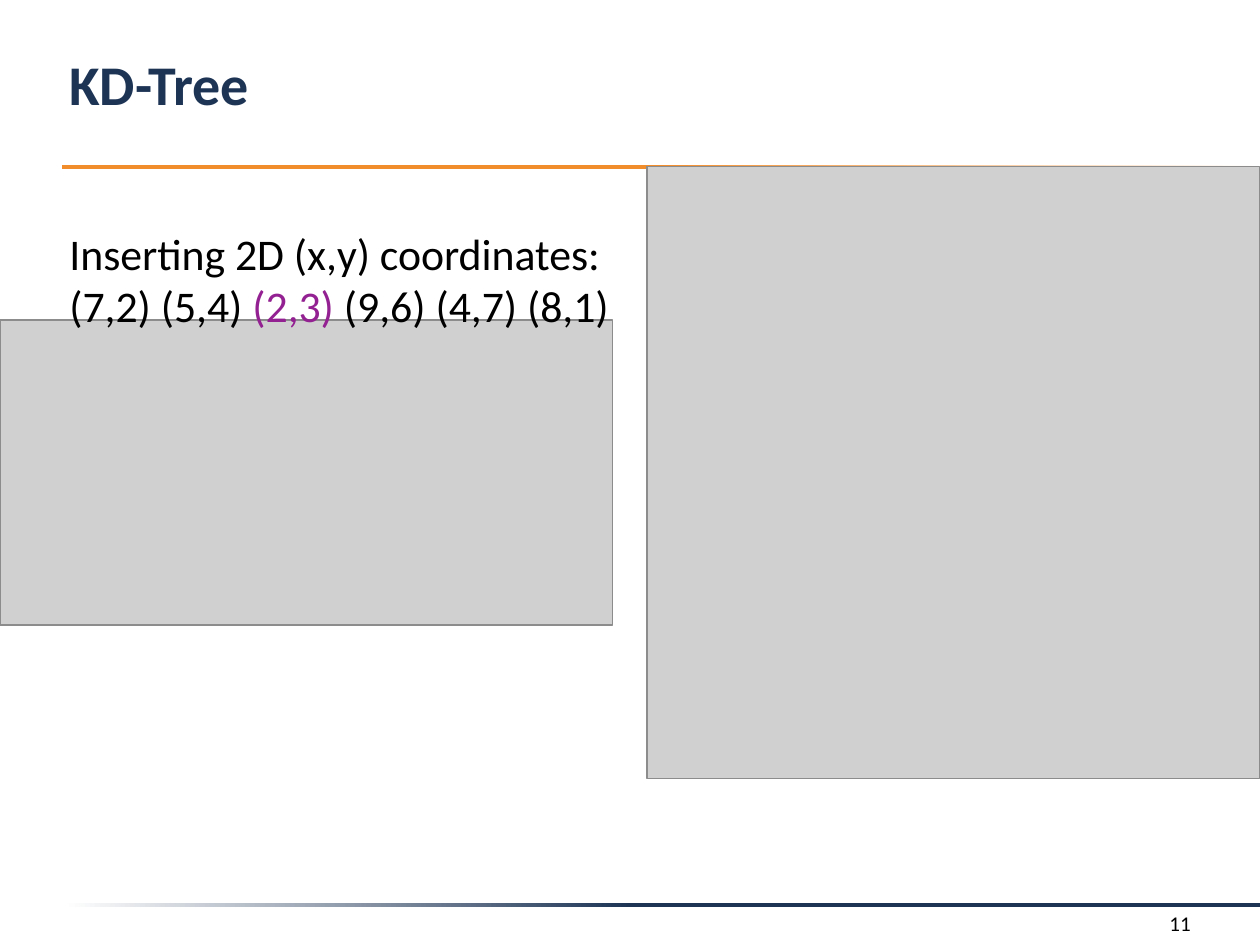
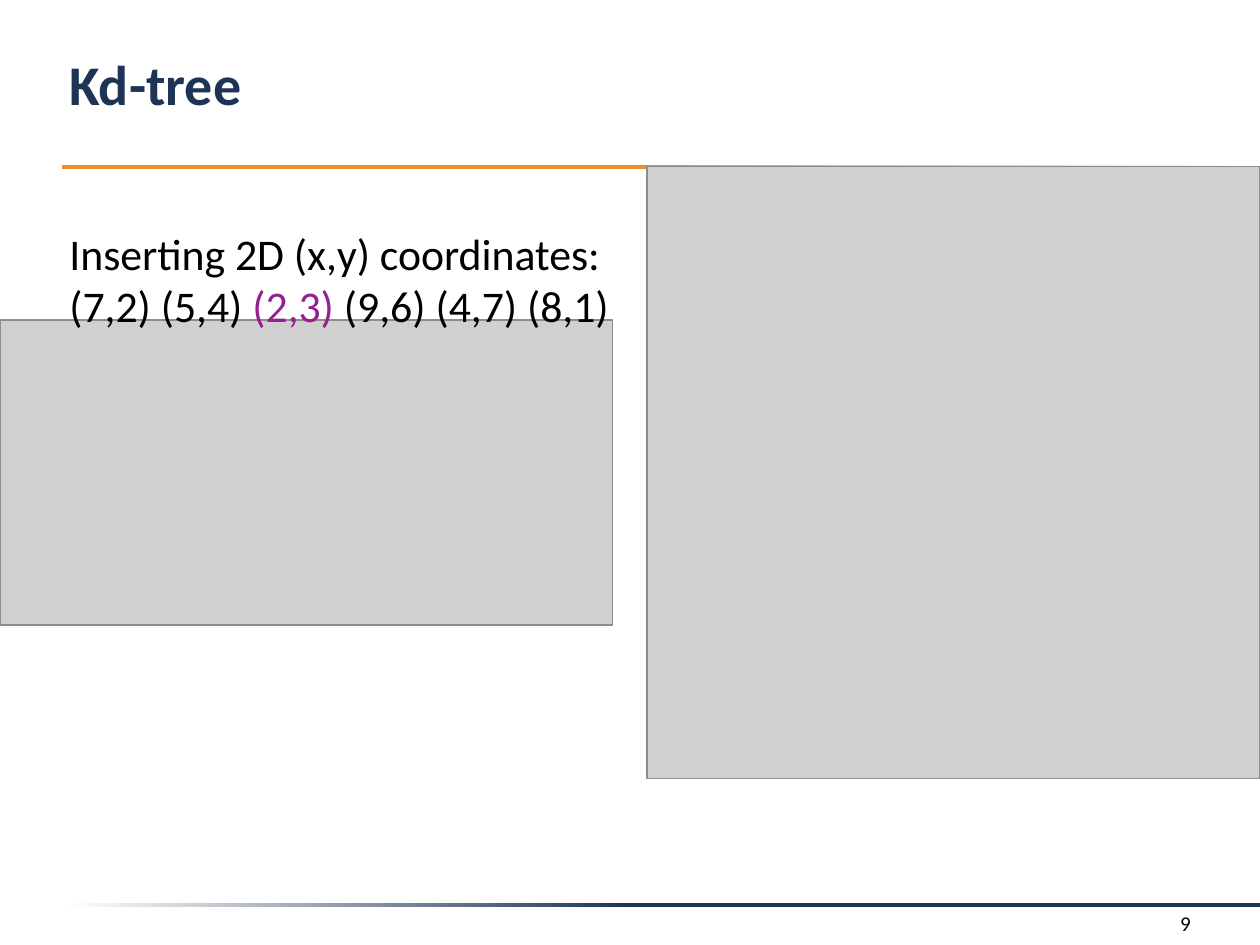
Before and after one commit to f-tischler/FortgeschritteneComputergrafik, a slide deck: slide 9 of Präsentation/presentation.pptx (slide 11 before the commit). Drawn at 1260x945 pixels with LibreOffice and Linux fonts; fonts in the diff are those of the drawing; grey boxes stand for pictures; background and template pictures are left out. Boxes give left, top, right and bottom in pixels: in the first picture for what was removed or moved away, otherwise in the second. Text is boxed around its words. In the diff, an @@ line names an element or a change of style, - is before the commit and + after.

```diff
--- a/Präsentation/presentation.pptx
+++ b/Präsentation/presentation.pptx
@@ title at box(69, 65, 241, 106): text changed @@
-KD-Tree
+Kd-tree
@@ page number removed at box(1169, 917, 1190, 931) @@
-11
@@ page number added at box(1180, 917, 1191, 931), 12 pt, text #000000 @@
+9
```
Also in this commit, not shown: 12 other slides changed, 2 slides added, 5 slides removed, 4 other files.
